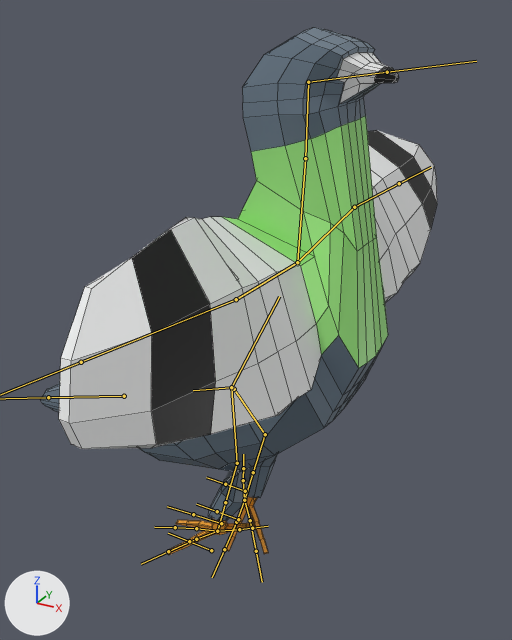
Before and after pictures for a commit that changed the FBX model Assets/FBX/pidgeonFlying.fbx.
Camera for both pictures: a camera (50 mm lens) standing at (0.172, -0.359, 0.279) and looking at (-0.011, -0.027, 0.113). Lighting does not change. The marker at lower left points along +X, +Y and +Z. Both versions are drawn at frame 12 of the action 'pidgeonRig.001Action'; the numbers are the values there. The bones that bend it are drawn over the model as lines. Mesh edges are drawn as thin lines.

In view in the first picture: 'pidgeonMesh.001'.
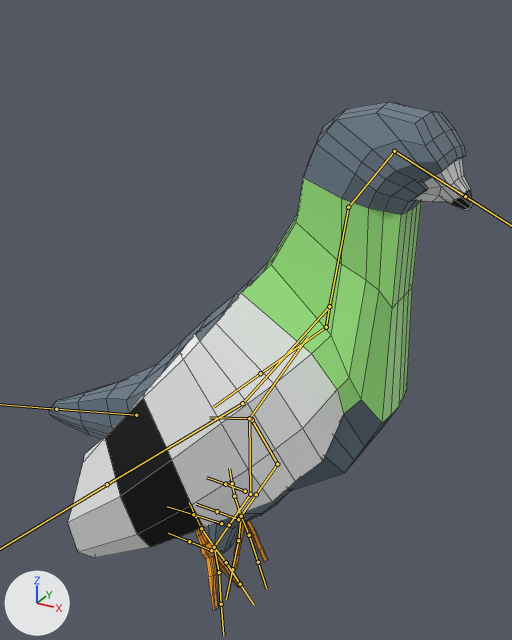
Location of each change, (x1, y1, x2, y2) in pixels of the pictures (512 x 640 px):
'pidgeonMesh.001', posed (7% wider): before (41, 27, 437, 555); after (49, 102, 473, 611)
bone 'Connect', root to tip: before (231, 387) to (193, 390); after (249, 418) to (209, 417)
bone 'Bone.002', root to tip: before (305, 158) to (308, 82); after (348, 207) to (394, 151)
bone 'Bone.016', root to tip: before (265, 434) to (253, 472); after (277, 464) to (256, 494)
bone 'Bone.024', root to tip: before (297, 262) to (236, 299); after (329, 306) to (242, 403)
bone 'Bone.025', root to tip: before (236, 299) to (81, 362); after (242, 403) to (107, 484)
bone 'Bone.026', root to tip: before (297, 262) to (354, 207); after (329, 306) to (326, 327)
bone 'Bone.027', root to tip: before (354, 207) to (399, 183); after (326, 327) to (260, 373)
bone 'Bone.007', root to tip: before (237, 463) to (225, 502); after (250, 494) to (229, 525)

What the commit changed:
Bone 'Connect' (bone_connect) moves from (0.0, 0.0072, 0.0203) to (0.0, 0.0, 0.0).
Bone 'Connect' (bone_connect) turns from (-4, -1, -1) to (0, 0, 0) degrees about its own x, y and z.
Bone 'Bone.002' (bone_bone_002) turns from (0, 0, 31) to (0, 0, 0) degrees about its own x, y and z.
Bone 'Bone.016' (bone_bone_016) turns from (4, 54, 1) to (-7, 29, -4) degrees about its own x, y and z.
Bone 'Bone.024' (bone_bone_024) turns from (-37, -4, -32) to (0, 0, 0) degrees about its own x, y and z.
Bone 'Bone.025' (bone_bone_025) turns from (0, -15, -15) to (0, 0, 0) degrees about its own x, y and z.
Bone 'Bone.026' (bone_bone_026) turns from (47, 9, -22) to (0, 0, 0) degrees about its own x, y and z.
Bone 'Bone.027' (bone_bone_027) turns from (-6, 2, -14) to (0, 0, 0) degrees about its own x, y and z.
Bone 'Bone.007' (bone_bone_007) turns from (-3, 157, -3) to (-7, 6, -1) degrees about its own x, y and z.
